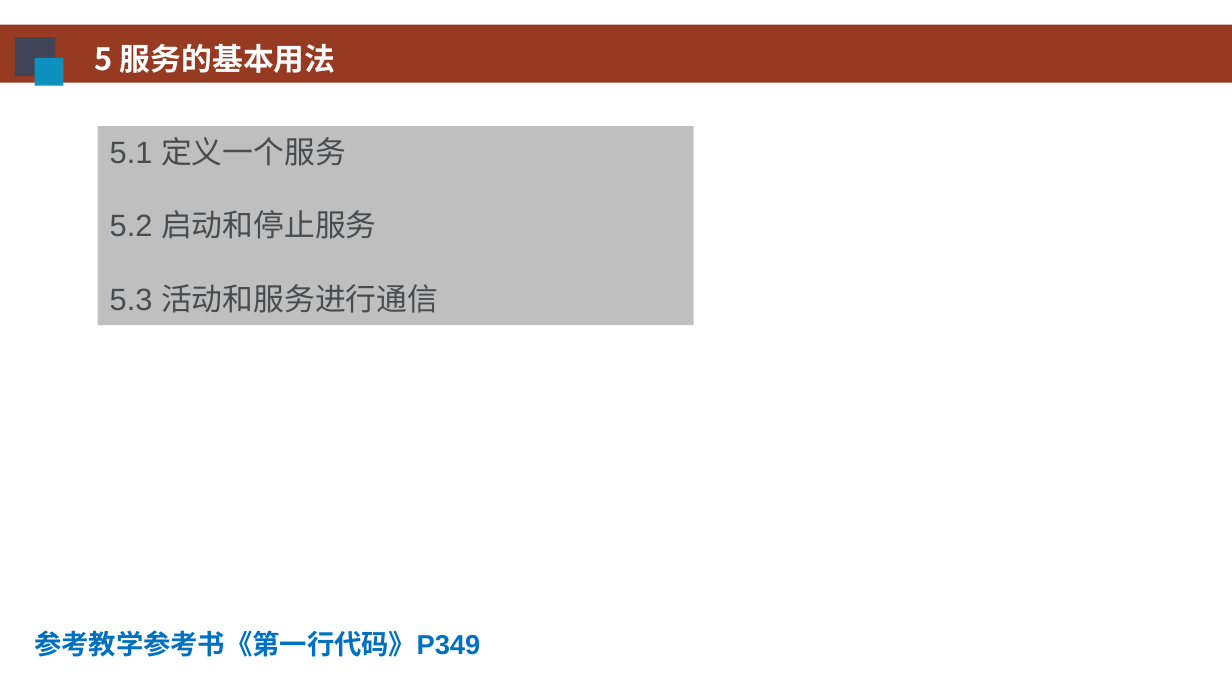
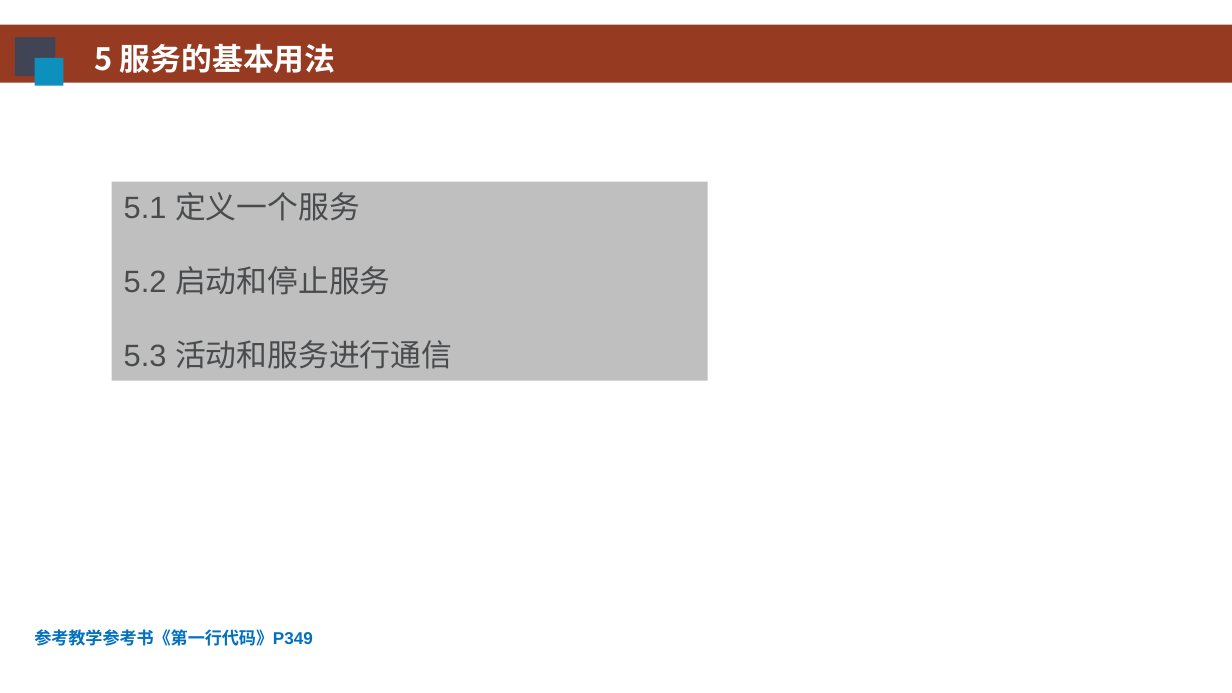
Before and after one commit to HBU/Android-PPT, a slide deck: slide 6 of 06.0 -- 服务 ------- 第06章.pptx. Drawn at 1232x693 pixels with LibreOffice and Linux fonts; fonts in the diff are those of the drawing; background and template pictures are left out. Boxes give left, top, right and bottom in pixels: in the first picture for what was removed or moved away, otherwise in the second. Text is boxed around its words. In the diff, an @@ line names an element or a change of style, - is before the commit and + after.

```diff
--- a/06.0 -- 服务 ------- 第06章.pptx
+++ b/06.0 -- 服务 ------- 第06章.pptx
@@ rectangle "5.1 定义一个服务": place and size @@
-rectangle "5.1 定义一个服务" at [97, 126, 694, 325]
+rectangle "5.1 定义一个服务" at [112, 181, 708, 381]
@@ text "参考教学参考书《第一行代码》P349" at [34, 629, 312, 646]: size 16 to 10 pt @@
```
Also in this commit, not shown: 5 other slides changed.
